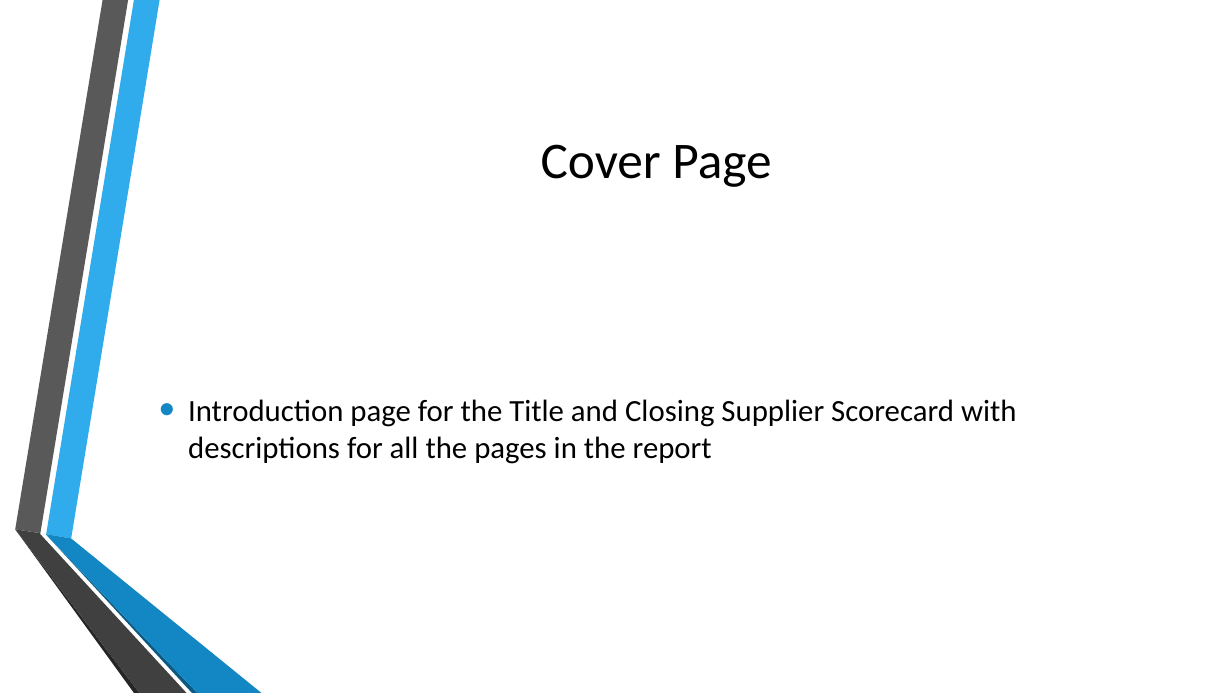
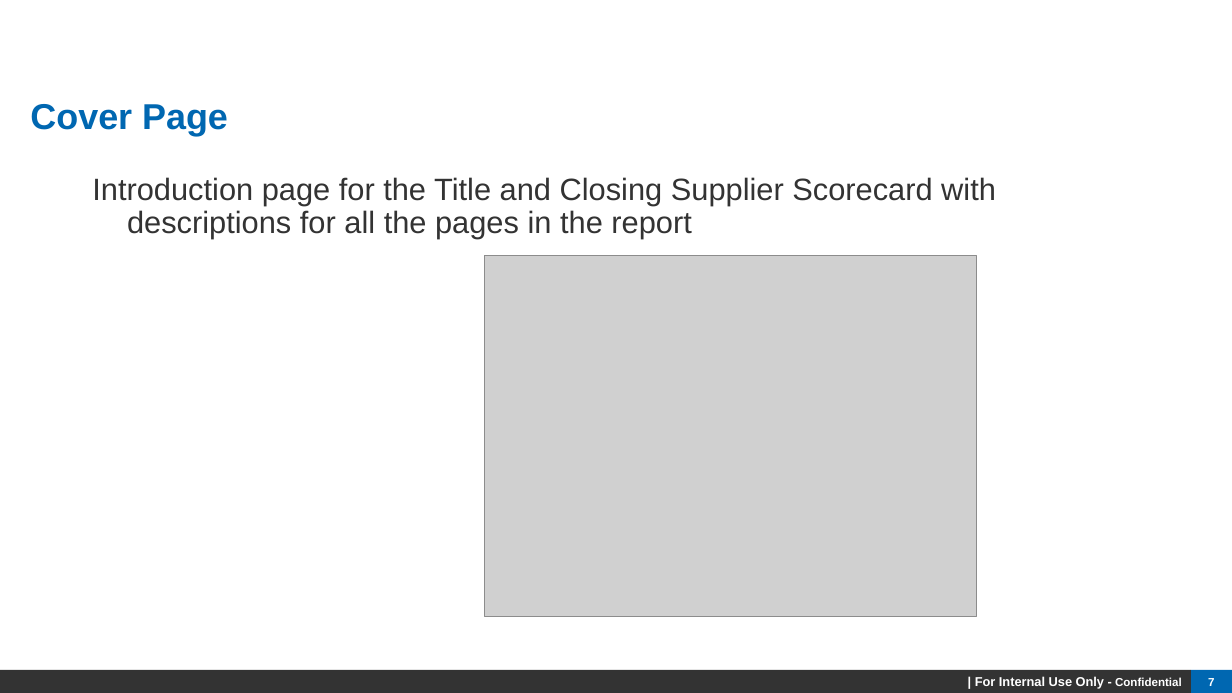
Before and after one commit to maxchen1220/Project, a slide deck: slide 7 of Supplier Scorecard Project Review.pptx. Drawn at 1232x693 pixels with LibreOffice and Linux fonts; fonts in the diff are those of the drawing; grey boxes stand for pictures; background and template pictures are left out. Boxes give left, top, right and bottom in pixels: in the first picture for what was removed or moved away, otherwise in the second. Text is boxed around its words. In the diff, an @@ line names an element or a change of style, - is before the commit and + after.

```diff
--- a/Supplier Scorecard Project Review.pptx
+++ b/Supplier Scorecard Project Review.pptx
@@ title "Cover Page" moved from (x1=541, y1=144, x2=771, y2=187) to (x1=30, y1=104, x2=228, y2=136) @@
@@ title "Cover Page" at (x1=30, y1=104, x2=228, y2=136): size 40 to 28 pt, font Calibri to Arial, text colour #000000 to #0067B1, bold on; alignment centre to left; line spacing 1 to 0.95 @@
@@ text "Introduction page for the Title ..." moved from (x1=188, y1=399, x2=1017, y2=464) to (x1=92, y1=177, x2=996, y2=239) @@
@@ text "Introduction page for the Title ..." at (x1=92, y1=177, x2=996, y2=239): font Calibri to Arial, text colour #000000 to #333333; bullet • to none; line spacing 1 to 0.9; vertical alignment middle to top @@
@@ picture added at (x1=485, y1=256, x2=977, y2=616) @@
@@ group removed at (x1=15, y1=0, x2=262, y2=693): 6 freeform shapes @@
@@ rectangle added at (x1=0, y1=670, x2=1191, y2=693), fill #333333, 10 pt, text #FFFFFF, bold @@
+| For Internal Use Only - Confidential
@@ page number added at (x1=1191, y1=670, x2=1232, y2=693), fill #0067B1, 9 pt, text #FFFFFF, bold @@
+7
```
Also in this commit, not shown: 12 other slides changed, 6 slides added, 1 slide removed.
